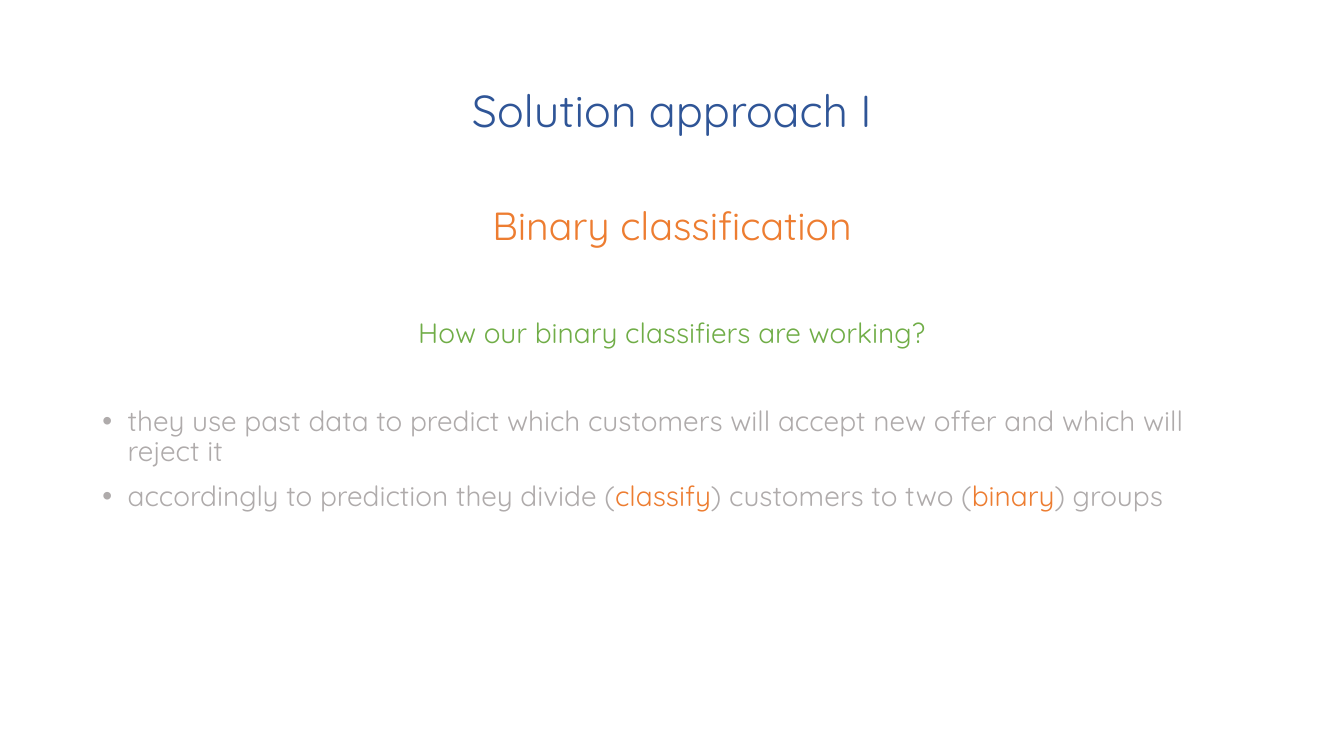
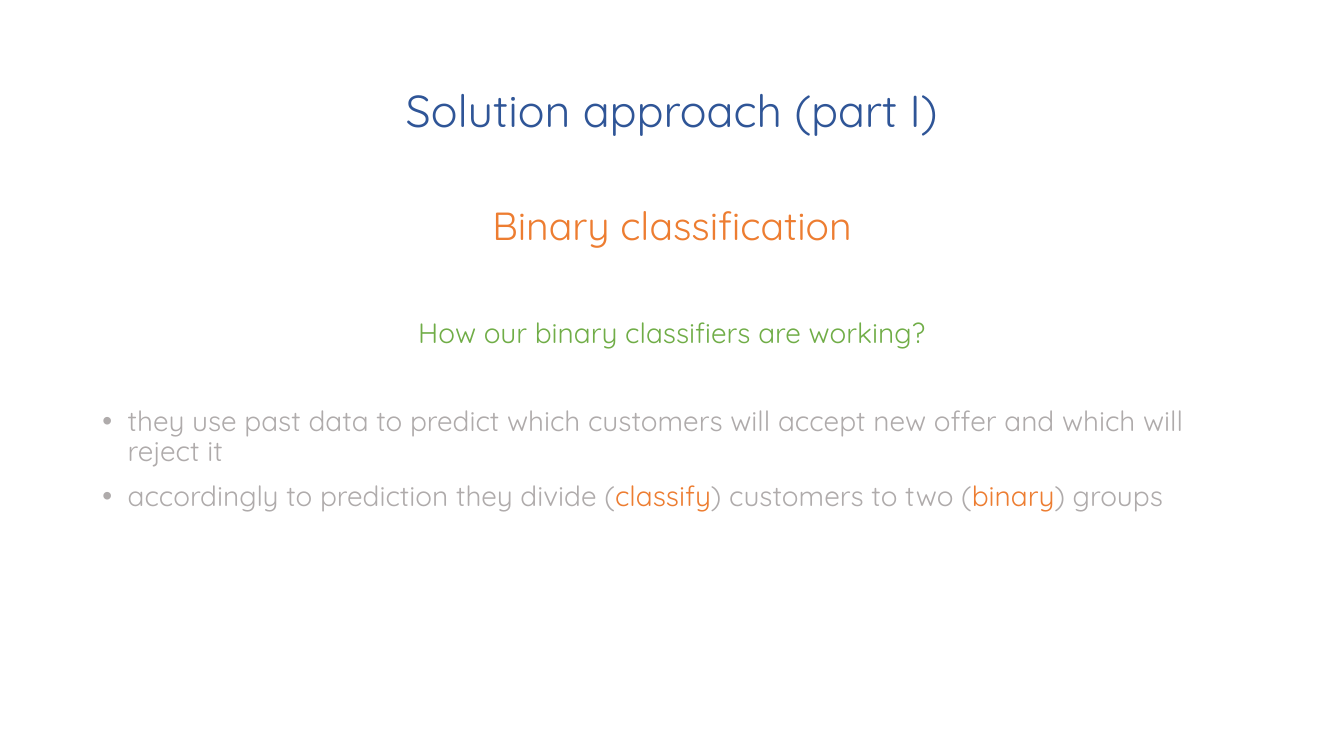
Before and after one commit to mjasieczko/new_offer_success_predictor, a slide deck: slide 18 of presentations/business/pnos_business_ppt.pptx. Drawn at 1344x756 pixels with LibreOffice and Linux fonts; fonts in the diff are those of the drawing. Boxes give left, top, right and bottom in pixels: in the first picture for what was removed or moved away, otherwise in the second. Text is boxed around its words. In the diff, an @@ line names an element or a change of style, - is before the commit and + after.

```diff
--- a/presentations/business/pnos_business_ppt.pptx
+++ b/presentations/business/pnos_business_ppt.pptx
@@ title at (x1=406, y1=94, x2=938, y2=136): text changed @@
-Solution approach I
+Solution approach (part I)
```
Also in this commit, not shown: 2 other slides changed, 1 slide added, 8 other files.
